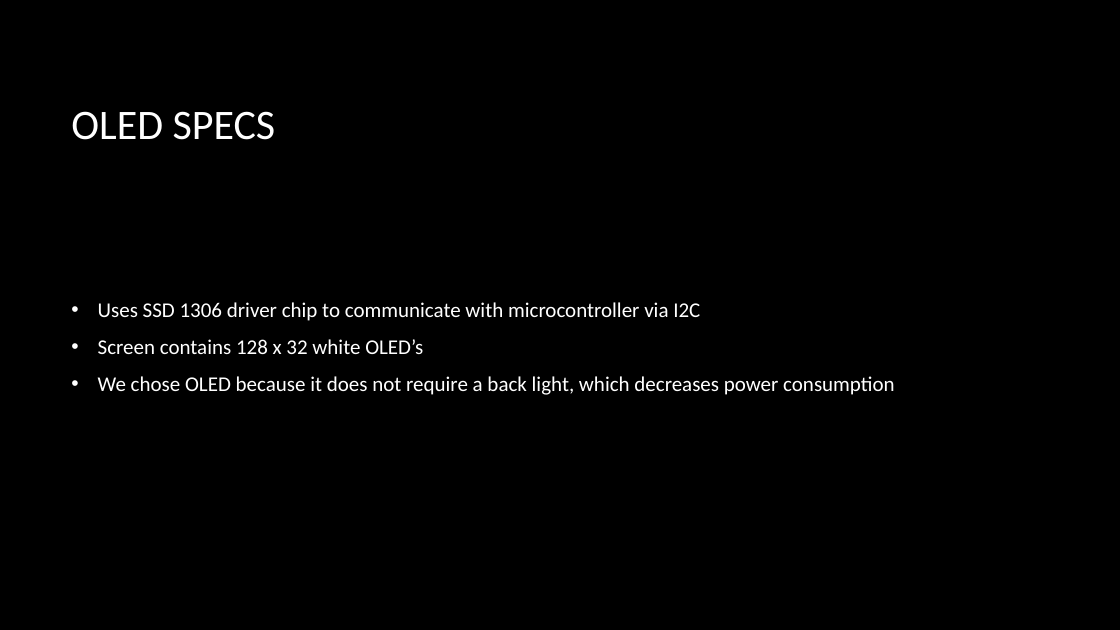
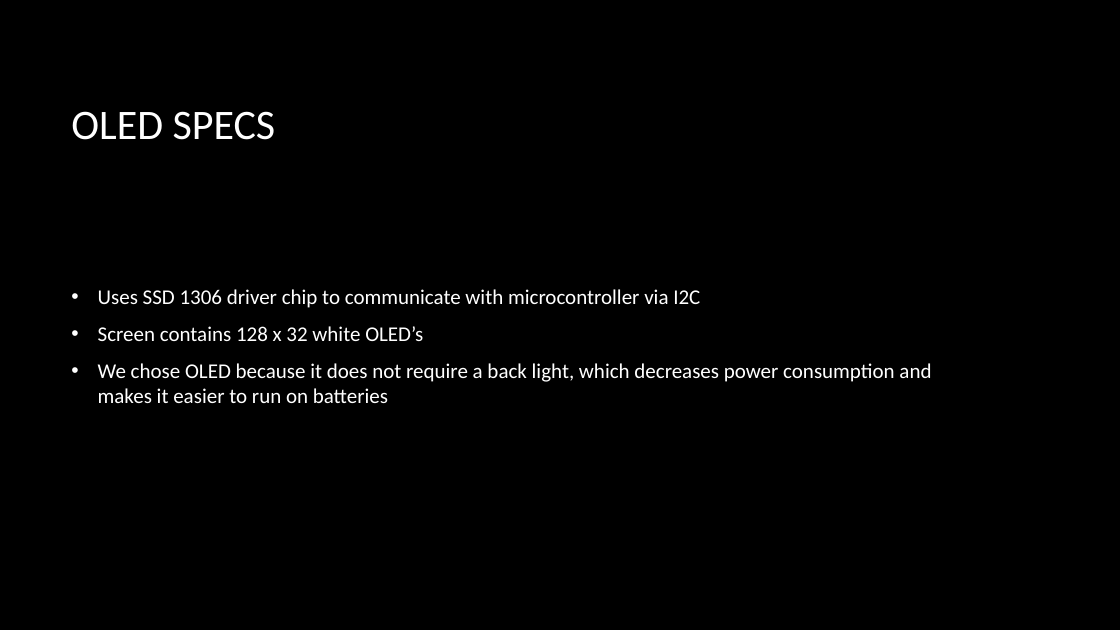
Before and after one commit to TheJonBovi/Pitch_Identifier, a slide deck: slide 8 of embedded C project .pptx (slide 5 before the commit). Drawn at 1120x630 pixels with LibreOffice and Linux fonts; fonts in the diff are those of the drawing; background and template pictures are left out. Boxes give left, top, right and bottom in pixels: in the first picture for what was removed or moved away, otherwise in the second. Text is boxed around its words. In the diff, an @@ line names an element or a change of style, - is before the commit and + after.

```diff
--- a/embedded C project .pptx
+++ b/embedded C project .pptx
@@ text at box(98, 363, 931, 403): text changed @@
-• We chose OLED because it does not require a back light, which decreases power consumption
+• We chose OLED because it does not require a back light, which decreases power consumption and makes it easier to run on batteries
```
Also in this commit, not shown: 9 other slides changed, 2 slides removed, 6 other files.
